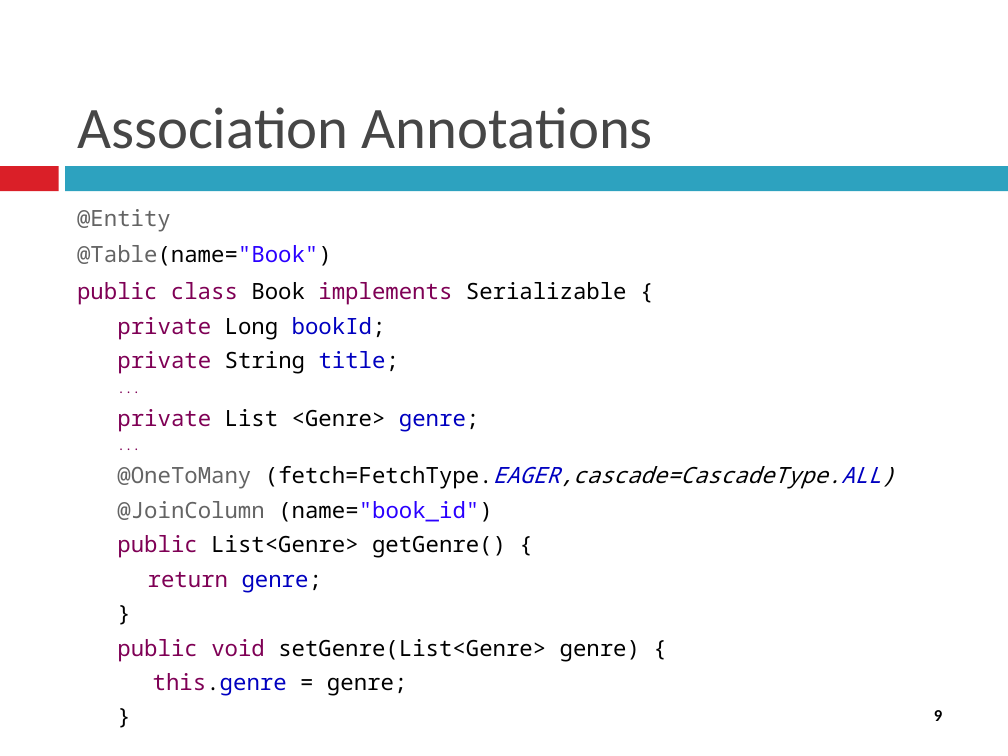
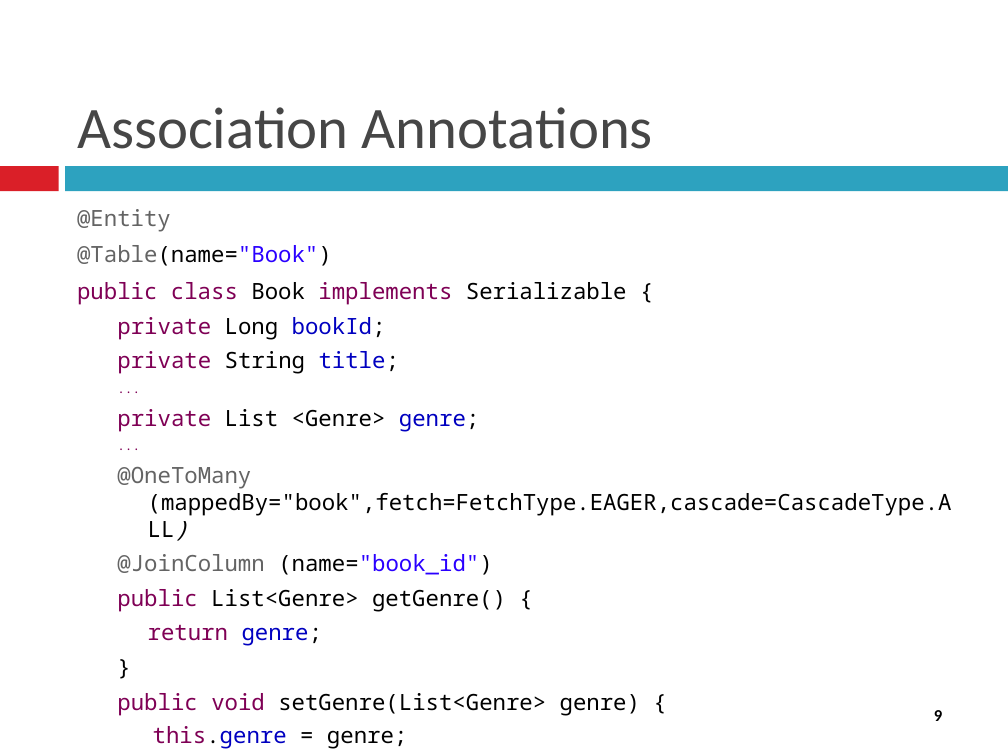
Before and after one commit to gareththomasnz/JAVAEE_Asst2, a slide deck: slide 9 of Documents/Week 4/EnterpriseJava4.pptx. Drawn at 1008x756 pixels with LibreOffice and Linux fonts; fonts in the diff are those of the drawing. Boxes give left, top, right and bottom in pixels: in the first picture for what was removed or moved away, otherwise in the second. Text is boxed around its words. In the diff, an @@ line names an element or a change of style, - is before the commit and + after.

```diff
--- a/Documents/Week 4/EnterpriseJava4.pptx
+++ b/Documents/Week 4/EnterpriseJava4.pptx
@@ text at <box>117,467,952,515</box>: text changed; italic off @@
-  @OneToMany (fetch=FetchType.EAGER,cascade=CascadeType.ALL)
+  @OneToMany (mappedBy="book",fetch=FetchType.EAGER,cascade=CascadeType.ALL)
```
Also in this commit, not shown: 2 slides removed, 2 other files.
